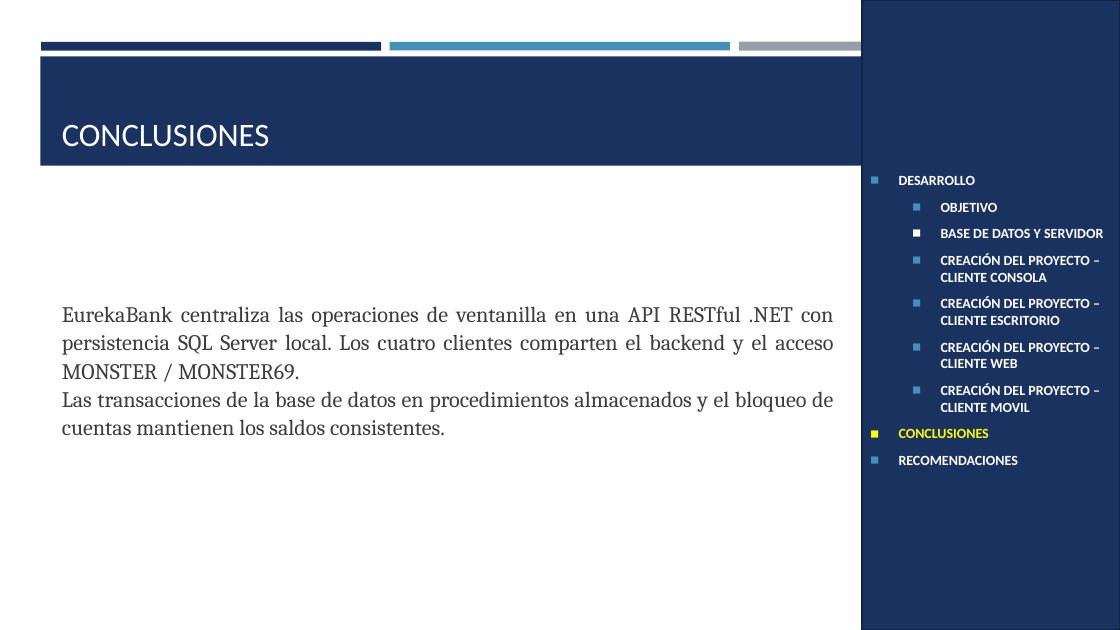
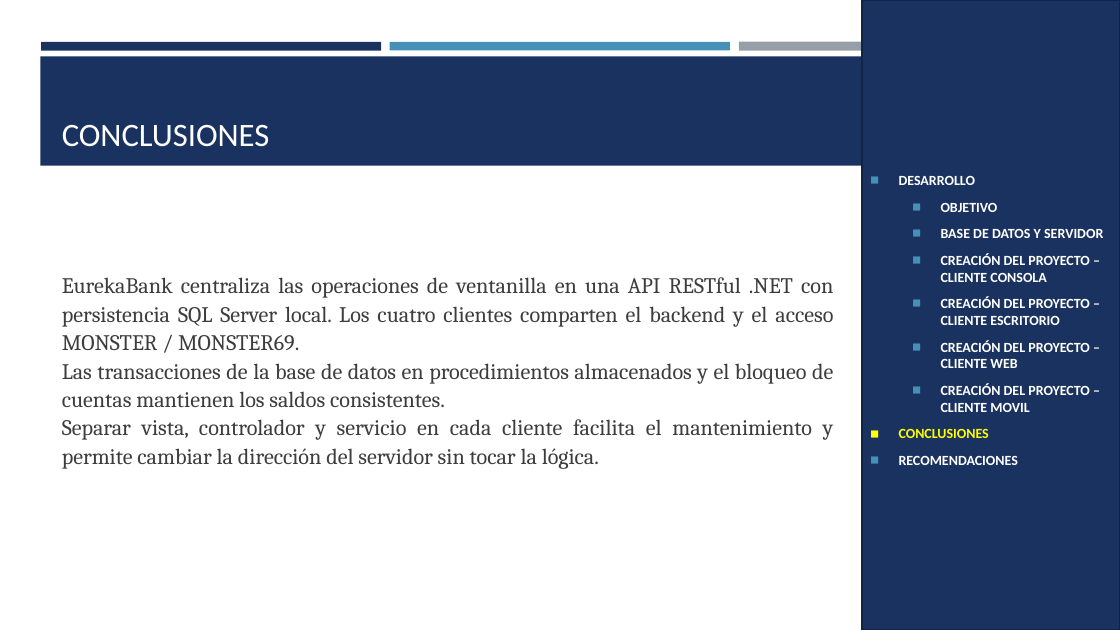
Before and after one commit to MATEOCAIZA/TG.1.4.-PAO202651_EUREKA_BDD_LOCAL_RESTFUL_DOTNET_NRC36884_GR06, a slide deck: slide 22 of 05. DOCUMENTACION/PRESENTACION TG.1.4. EUREKABANK RESTFUL con BDD LOCAL en .NET GR06.pptx. Drawn at 1120x630 pixels with LibreOffice and Linux fonts; fonts in the diff are those of the drawing. Boxes give left, top, right and bottom in pixels: in the first picture for what was removed or moved away, otherwise in the second. Text is boxed around its words. In the diff, an @@ line names an element or a change of style, - is before the commit and + after.

```diff
--- a/05. DOCUMENTACION/PRESENTACION TG.1.4. EUREKABANK RESTFUL con BDD LOCAL en .NET GR06.pptx
+++ b/05. DOCUMENTACION/PRESENTACION TG.1.4. EUREKABANK RESTFUL con BDD LOCAL en .NET GR06.pptx
@@ text at (62, 419, 834, 469): paragraph added @@
+Separar vista, controlador y servicio en cada cliente facilita el mantenimiento y permite cambiar la dirección del servidor sin tocar la lógica.
```
Also in this commit, not shown: 21 other slides changed, 3 other files.
